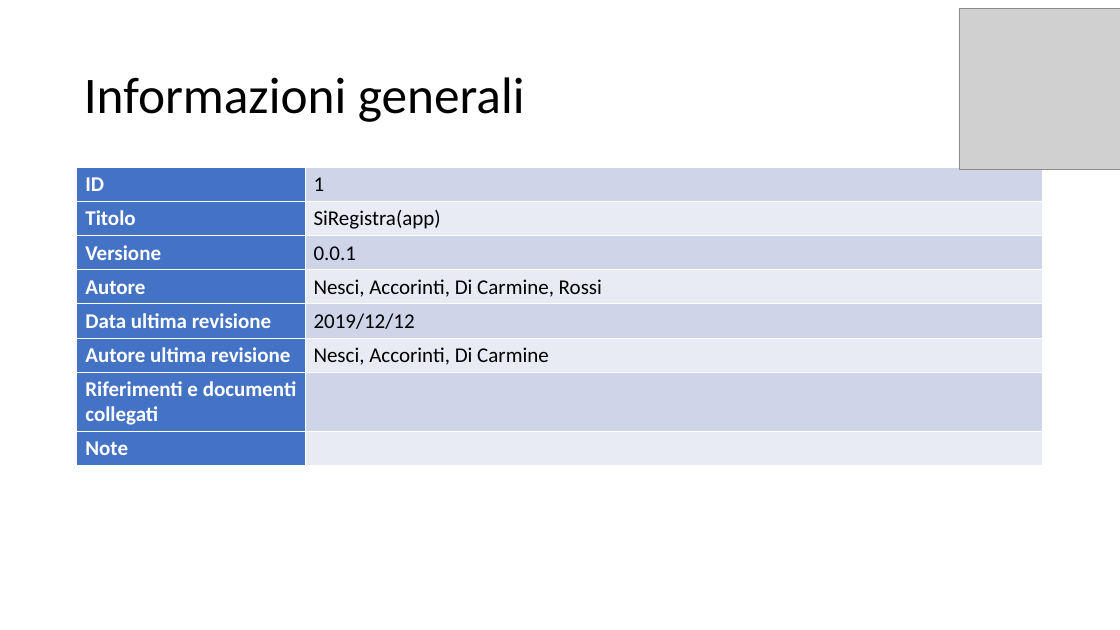
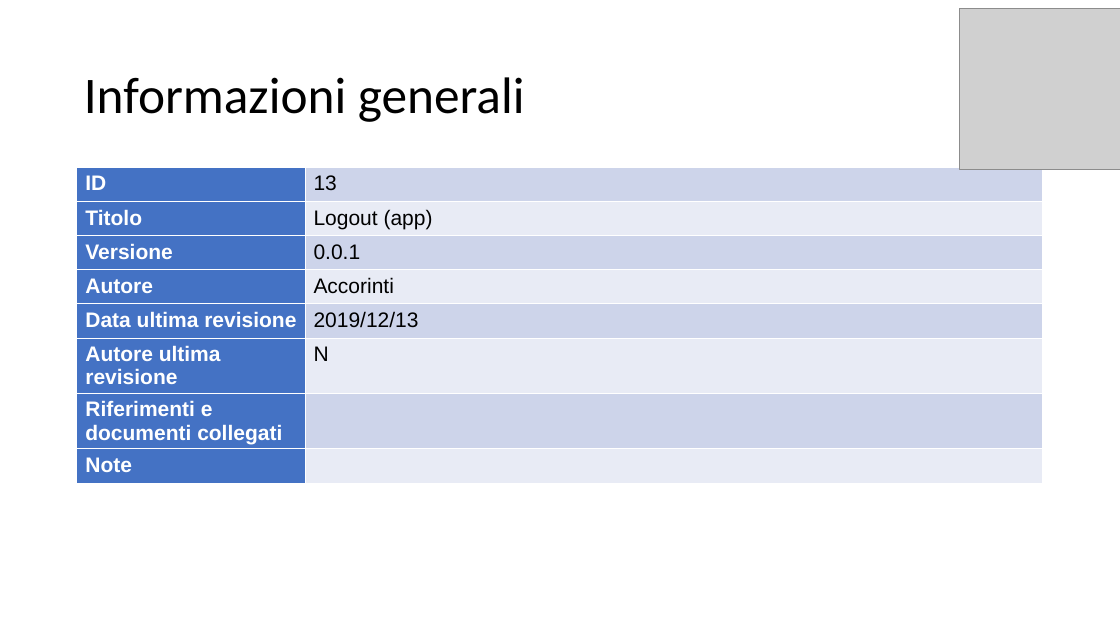
Before and after one commit to itsar19-20/pet, a slide deck: slide 2 of docs/useCaseTemplate/UseCase 13_LogOut_Proprietrio.pptx. Drawn at 1120x630 pixels with LibreOffice and Linux fonts; fonts in the diff are those of the drawing; grey boxes stand for pictures. Boxes give left, top, right and bottom in pixels: in the first picture for what was removed or moved away, otherwise in the second. Text is boxed around its words. In the diff, an @@ line names an element or a change of style, - is before the commit and + after.

```diff
--- a/docs/useCaseTemplate/UseCase 13_LogOut_Proprietrio.pptx
+++ b/docs/useCaseTemplate/UseCase 13_LogOut_Proprietrio.pptx
@@ table at bbox=[77, 168, 1044, 476] @@
-row 1, column 2: 1
+row 1, column 2: 13
-row 2, column 2: SiRegistra(app)
+row 2, column 2: Logout (app)
-row 4, column 2: Nesci, Accorinti, Di Carmine, Rossi
+row 4, column 2: Accorinti
-row 5, column 2: 2019/12/12
+row 5, column 2: 2019/12/13
-row 6, column 2: Nesci, Accorinti, Di Carmine
+row 6, column 2: N
@@ fill #CFD5EA to #CDD4EA in 4 cells @@
@@ fill #E9EBF5 to #E8EBF5 in 4 cells @@
@@ font Calibri to Arial in "ID", "Titolo", "Versione", "0.0.1" and 5 more places @@
```
Also in this commit, not shown: 3 other slides changed, 8 other files.
